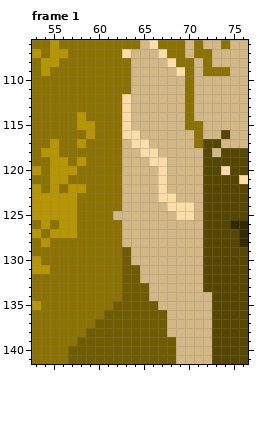
A pixel-art file gets an edit: Assets/Sprites/BOSSHEAD.aseprite. Above is the file before it was changed.
192x181 pixels, 4 frames. Colours within 5 levels of each other are drawn and written as one. Shown: frame 1: x 53..76, y 106..141. The commit also changed other frames or places, which this record leaves out.
After:
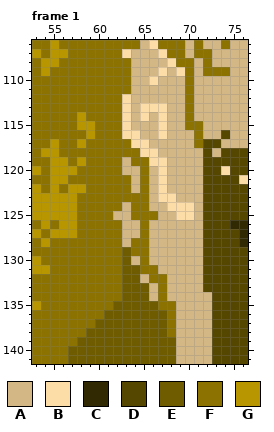
Palette (. is transparent): A #d3b785  B #fcdda7  C #312902  D #554600  E #705c00  F #8c7200  G #b89600
Difference:
Changed rows in their new state; - is an unchanged pixel.
Frame 1, layer "Layer 1":
first column x 63:
109 ----B-
110 ---B--
113 --BBB-
114 --B-B-
115 ----B-
116 ----B-
117 F-----
118 FF----
119 -FF---
120 --F---
121 F-F---
122 F-F---
123 FFF---
124 -FF---
125 -FFF--
126 --F---
127 --F---
128 -FF---
129 -FF---
130 --F---
131 --FF--
132 ---FF-
133 ----F-
134 ----F-
135 ----FF
136 -----F
137 -----F
138 -----F
Changed places in both pictures, as pixel boxes (x1, y1, x2, y2):
changed: (122, 67, 176, 337)
